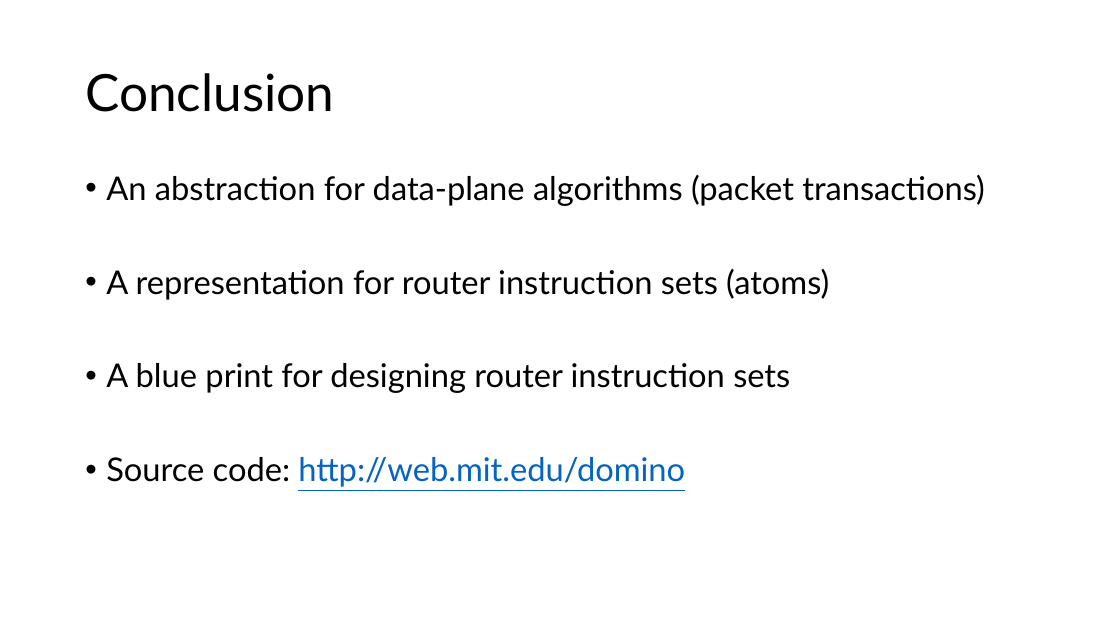
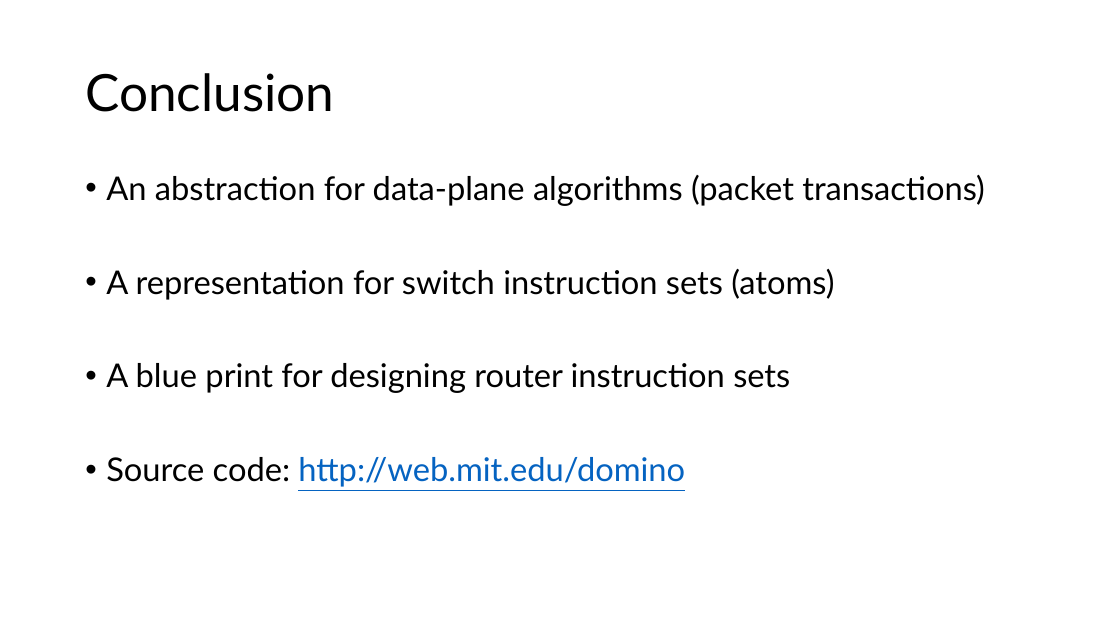
Before and after one commit to anirudhSK/pifo-domino-marple-ppts, a slide deck: slide 25 of domino_sigcomm.pptx. Drawn at 1120x630 pixels with LibreOffice and Linux fonts; fonts in the diff are those of the drawing. Boxes give left, top, right and bottom in pixels: in the first picture for what was removed or moved away, otherwise in the second. Text is boxed around its words. In the diff, an @@ line names an element or a change of style, - is before the commit and + after.

```diff
--- a/domino_sigcomm.pptx
+++ b/domino_sigcomm.pptx
@@ text at (x1=106, y1=269, x2=834, y2=300): text changed @@
-• A representation for router instruction sets (atoms)
+• A representation for switch instruction sets (atoms)
```
Also in this commit, not shown: 4 other slides changed.
